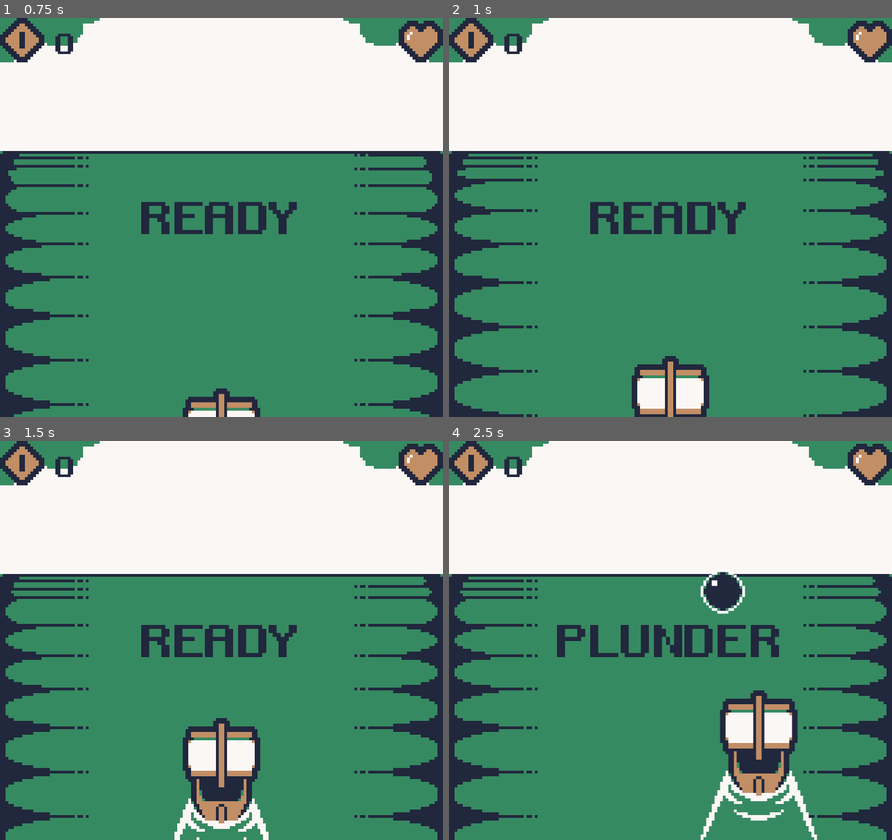
Above: before the commit, frames 1-4 (two rows, left to right).
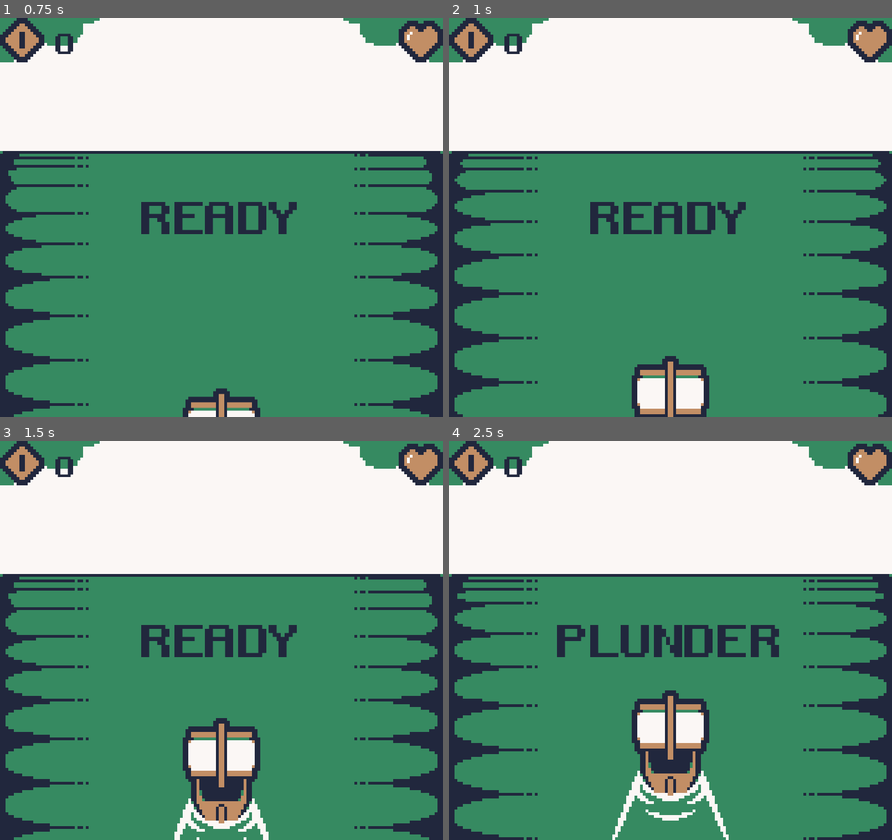
Above: after the commit, the same moments.

Repository: dr4ghs/GBJAM14
Game: Godot game, scene res://Scenes/play_scene.tscn
Two runs of this game, one before a commit and one after it. Both use one fixed random seed, a clock stepped at 60 frames per second and the inputs below. This scene is started directly instead of the project's main scene.
Inputs:
- Up to frame 1 (0.75 s): hold Right (right) from 0.53 s (still down); tap Space (action) at 0.6 s
- Up to frame 2 (1 s): keep holding Right (right)
- Up to frame 3 (1.5 s): release Right (right) at 1.28 s; hold Left (left) from 1.28 s (still down); tap Space (action) at 1.35 s
- Up to frame 4 (2.5 s): release Left (left) at 2.03 s; hold Right (right) from 2.03 s (still down); tap Space (action) at 2.1 s

Frame 1 is identical in both runs. In frame 2, 7.6% of the frame differs, in the area x 1-99%, y 36-100%; in frame 3, 7.5%; in frame 4, 18%, in the area x 1-99%, y 32-100%.

Commit message:
Implemented player stats

Diff:
--- a/Scenes/Prefabs/player.tscn
+++ b/Scenes/Prefabs/player.tscn
@@ -98,35 +98,59 @@
 "update": 1,
 "values": [true]
 }
+tracks/7/type = "value"
+tracks/7/imported = false
+tracks/7/enabled = true
+tracks/7/path = NodePath(".:damaged")
+tracks/7/interp = 1
+tracks/7/loop_wrap = true
+tracks/7/keys = {
+"times": PackedFloat32Array(0),
+"transitions": PackedFloat32Array(1),
+"update": 1,
+"values": [false]
+}
 
 [sub_resource type="Animation" id="Animation_ak25i"]
 resource_name = "damaged"
 length = 0.8
-tracks/0/type = "method"
-tracks/0/imported = false
-tracks/0/enabled = true
-tracks/0/path = NodePath(".")
-tracks/0/interp = 1
-tracks/0/loop_wrap = true
-tracks/0/keys = {
-"times": PackedFloat32Array(0.8),
-"transitions": PackedFloat32Array(1),
-"values": [{
-"args": [],
-"method": &"on_damaged_anim_end"
-}]
-}
-tracks/1/type = "value"
-tracks/1/imported = false
-tracks/1/enabled = true
-tracks/1/path = NodePath("Graphics/Ship:visible")
-tracks/1/interp = 1
-tracks/1/loop_wrap = true
-tracks/1/keys = {
+tracks/0/type = "value"
+tracks/0/imported = false
+tracks/0/enabled = true
+tracks/0/path = NodePath("Graphics/Ship:visible")
+tracks/0/interp = 1
+tracks/0/loop_wrap = true
+tracks/0/keys = {
 "times": PackedFloat32Array(0, 0.1, 0.2, 0.3, 0.4, 0.5, 0.6, 0.7, 0.8),
 "transitions": PackedFloat32Array(1, 1, 1, 1, 1, 1, 1, 1, 1),
 "update": 1,
 "values": [true, false, true, false, true, false, true, false, true]
+}
+tracks/1/type = "value"
+tracks/1/imported = false
+tracks/1/enabled = true
+tracks/1/path = NodePath(".:damaged")
+tracks/1/interp = 1
+tracks/1/loop_wrap = true
+tracks/1/keys = {
+"times": PackedFloat32Array(0, 0.8),
+"transitions": PackedFloat32Array(1, 1),
+"update": 1,
+"values": [true, false]
+}
+tracks/2/type = "method"
+tracks/2/imported = false
+tracks/2/enabled = true
+tracks/2/path = NodePath("AnimationPlayer")
+tracks/2/interp = 1
+tracks/2/loop_wrap = true
+tracks/2/keys = {
+"times": PackedFloat32Array(0.8),
+"transitions": PackedFloat32Array(1),
+"values": [{
+"args": [&"idle", -1, 1.0, false],
+"method": &"play"
+}]
 }
 
 [sub_resource type="Animation" id="Animation_k7ict"]
@@ -397,9 +421,14 @@
 &"defualt": SubResource("Animation_pik1w")
 }
 
-[node name="Player" type="Area2D" unique_id=1107116930]
+[node name="Player" type="Area2D" unique_id=1107116930 node_paths=PackedStringArray("collision_box", "animation_player", "ship_gfx", "coin", "cannon")]
 collision_mask = 6
 script = ExtResource("1_jbf0a")
+collision_box = NodePath("CollisionBox")
+animation_player = NodePath("AnimationPlayer")
+ship_gfx = NodePath("Graphics/Ship")
+coin = NodePath("Coin/AnimationPlayer")
+cannon = NodePath("Cannon")
 
 [node name="Graphics" type="Node2D" parent="." unique_id=668509043]
 
@@ -442,5 +471,3 @@
 rect = Rect2(-8, -8, 16, 16)
 
 [connection signal="area_entered" from="." to="." method="_on_area_entered"]
-[connection signal="death" from="." to="." method="_on_death"]
-[connection signal="fire" from="." to="Cannon" method="_on_fire"]
--- a/Scenes/play_scene.tscn
+++ b/Scenes/play_scene.tscn
@@ -122,10 +122,10 @@
 tracks/1/interp = 1
 tracks/1/loop_wrap = true
 tracks/1/keys = {
-"times": PackedFloat32Array(0),
-"transitions": PackedFloat32Array(1),
-"update": 1,
-"values": [ExtResource("9_cqpud")]
+"times": PackedFloat32Array(0, 1.5),
+"transitions": PackedFloat32Array(1, 1),
+"update": 1,
+"values": [ExtResource("9_cqpud"), null]
 }
 tracks/2/type = "value"
 tracks/2/imported = false
@@ -383,12 +383,14 @@
 a = Vector2(0, 128)
 b = Vector2(160, 128)
 
-[node name="PlayScene" type="Node2D" unique_id=458439781 node_paths=PackedStringArray("player_spawn", "health_bar", "audio_ctrl", "anim", "entity_spawn")]
+[node name="PlayScene" type="Node2D" unique_id=458439781 node_paths=PackedStringArray("camera", "health_bar", "gold_ctrl", "audio_ctrl", "anim", "player_spawn", "entity_spawn")]
 script = ExtResource("1_3cjv5")
-player_spawn = NodePath("PlayerSpawner")
+camera = NodePath("Camera2D")
 health_bar = NodePath("HUD/HealthBar")
+gold_ctrl = NodePath("HUD/GoldLabel")
 audio_ctrl = NodePath("AudioController")
 anim = NodePath("AnimationPlayer")
+player_spawn = NodePath("PlayerSpawner")
 entity_spawn = NodePath("EntitiesSpawner")
 
 [node name="AnimationPlayer" type="AnimationPlayer" parent="." unique_id=2097316283]
@@ -561,6 +563,7 @@
 health_ctrl = NodePath("../HUD/HealthBar")
 gold_ctrl = NodePath("../HUD/GoldLabel")
 
+[connection signal="game_over" from="." to="." method="_on_game_over"]
 [connection signal="game_over" from="." to="AnimationPlayer" method="_on_game_over"]
 [connection signal="game_over" from="." to="HUD/Overlay" method="_on_game_over"]
 [connection signal="game_over" from="." to="EntitiesSpawner" method="_on_game_over"]
@@ -570,6 +573,7 @@
 [connection signal="play" from="." to="HUD/Overlay" method="_on_play"]
 [connection signal="play" from="." to="EntitiesSpawner" method="_on_play"]
 [connection signal="play" from="." to="PlayerSpawner" method="_on_play"]
+[connection signal="start" from="." to="." method="_on_start"]
 [connection signal="start" from="." to="AnimationPlayer" method="_on_start"]
 [connection signal="start" from="." to="HUD/HealthBar" method="_on_start"]
 [connection signal="start" from="." to="HUD/GoldLabel" method="_on_start"]
--- a/Scripts/Entities/entity.gd
+++ b/Scripts/Entities/entity.gd
@@ -56,7 +56,7 @@
 func update(delta: float) -> void:
 	if health.enabled and health.value <= 0: return;
 
-	distance -= PlaySceneConstants.BASE_SPEED * PlayerStats.curr_speed * delta;
+	distance -= PlaySceneConstants.BASE_SPEED * PlayerStats.speed * delta;
 
 	if distance > PlaySceneConstants.MAX_DISTANCE: return;
 
--- a/Scripts/Entities/player.gd
+++ b/Scripts/Entities/player.gd
@@ -2,93 +2,43 @@
 
 signal damage_taken(damage: int);
 signal gold_taken(damate: int);
-signal death();
-signal fire(parent: Node2D);
 
 var cannon_ball: PackedScene = preload("res://Scenes/Prefabs/cannon_ball.tscn");
 
-@onready var collision_box: CollisionShape2D = $CollisionBox;
-@onready var animation_player: AnimationPlayer = $AnimationPlayer;
-@onready var ship_gfx: Sprite2D = $Graphics/Ship;
-@onready var coin: AnimationPlayer = $Coin/AnimationPlayer
+@export var collision_box: CollisionShape2D
+@export var animation_player: AnimationPlayer
+@export var ship_gfx: Sprite2D
+@export var coin: AnimationPlayer
+@export var cannon: ShipCannon
 
-@export var enable_input: bool = false;
+@export var damaged: bool
 
-var cannon_ball_parent: Node2D;
-
-var _gold: int;
-var _health: int;
-var _curr_lane: int = 2;
-var damaged: bool;
-
-const MAX_INVINCIBILTY_COOLDOWN: float = 1.0;
-var invincible: bool;
-var invincibility_cooldown: float;
-
-func gold() -> int:
-	return _gold;
+var lane: Lanes.Values
 
 func setup() -> void:
-	PlayerStats.reset();
-	_gold = 0;
-	_health = PlayerStats.health;
-	_curr_lane = Lanes.Values.CENTER;
-	damaged = false;
-	invincible = false;
-
-func on_damaged_anim_end() -> void:
-	animation_player.play("idle");
-	damaged = false;
+	lane = Lanes.Values.CENTER;
 
 func _on_death() -> void:
 	animation_player.play("death");
-	PlayerStats.curr_speed = 0;
 
 func _ready() -> void:
 	setup();
 
-func _process(delta: float) -> void:
-	if _health <= 0: return;
-
-	if enable_input:
-		if Input.is_action_just_pressed("left"):
-			if _curr_lane > 0: _curr_lane -= 1;
-		elif Input.is_action_just_pressed("right"):
-			if _curr_lane < len(Lanes.Values) - 1: _curr_lane += 1;
-		elif Input.is_action_just_pressed("action"):
-			# TODO cooldown
-			fire.emit(cannon_ball_parent);
-
-	position.x = lerp(position.x, Lanes.coordinates(_curr_lane), 0.2);
+func process(_delta: float) -> void:
+	position.x = lerp(position.x, Lanes.coordinates(lane), 0.2);
 	animation_player.speed_scale = PlayerStats.speed;
-
-	if not invincible and false:
-		invincible = true;
-		invincibility_cooldown = MAX_INVINCIBILTY_COOLDOWN;
-		animation_player.play("invincible");
-
-	if invincible:
-		invincibility_cooldown -= delta;
-		if invincibility_cooldown <= 0:
-			invincible = false;
-			ship_gfx.region_rect.position.x = 0;
-			animation_player.play("idle");
 
 func _on_area_entered(entity: Entity) -> void:
 	if z_index > entity.z_index: return;
-	if _health <= 0: return;
 
 	if entity.attack.enabled and not damaged:
-		if invincible: return;
-
-		_health -= entity.attack.value
-		damaged = true;
 		animation_player.play("damaged");
-		damage_taken.emit(_health);
-		if (_health <= 0): death.emit();
+		damage_taken.emit(entity.attack.value);
 
 	if entity.gold.enabled:
-		_gold += entity.gold.value
 		coin.stop();
 		coin.play("defualt");
-		gold_taken.emit(_gold);
+		gold_taken.emit(entity.gold.value);
+
+func _on_fire(parent: Node2D) -> void:
+	cannon.spawn(parent)
--- a/Scripts/Entities/ship_cannon.gd
+++ b/Scripts/Entities/ship_cannon.gd
@@ -3,7 +3,7 @@
 
 var prefab: PackedScene = preload("res://Scenes/Prefabs/cannon_ball.tscn")
 
-func _on_fire(parent: Node2D) -> void:
+func spawn(parent: Node2D) -> void:
 	var cannon_ball: Node2D = prefab.instantiate();
 	parent.add_child(cannon_ball);
 	cannon_ball.position = $"..".position + position;
--- a/Scripts/Scenes/Play/play_scene_camera_controller.gd
+++ b/Scripts/Scenes/Play/play_scene_camera_controller.gd
@@ -1,6 +1,7 @@
+class_name PlaySceneCamera
 extends Camera2D
 
 @onready var anim_player: AnimationPlayer = $AnimationPlayer;
 
-func screen_shake(_damage: int) -> void:
+func screen_shake() -> void:
 	anim_player.play("shake")
--- a/Scripts/Scenes/Play/play_scene_manager.gd
+++ b/Scripts/Scenes/Play/play_scene_manager.gd
@@ -13,11 +13,15 @@
 signal pause();
 signal game_over();
 
-@export var player_spawn: Node2D;
-@export var health_bar: HealthBar;
-@export var audio_ctrl: AudioController;
-@export var anim: AnimationPlayer;
-@export var entity_spawn: EntitiesSpawner;
+@export var camera: PlaySceneCamera
+@export var health_bar: HealthBar
+@export var gold_ctrl: GoldController
+@export var audio_ctrl: AudioController
+@export var anim: AnimationPlayer
+@export var player_spawn: PlayerSpawner
+@export var entity_spawn: EntitiesSpawner
+
+@export var boss: Captains.Values
 
 @export var state: State:
 	set(value):
@@ -32,23 +36,49 @@
 		elif state == State.GAME_OVER:
 			game_over.emit()
 
+var golds: int
+var health: int
+var cooldown: float
+
 func _ready() -> void:
 	state = State.START;
 
-func _process(_delta: float) -> void:
+func _process(delta: float) -> void:
+	if cooldown > 0: cooldown -= delta;
+
 	if state == State.GAME_OVER and Input.is_action_just_pressed("action"):
 		state = State.START;
+
 	elif state == State.PAUSE:
 		if Input.is_action_just_pressed("menu"):
-			audio_ctrl.resume_bgm();
-			state = State.PLAY;
+			audio_ctrl.resume_bgm()
+			state = State.PLAY
+
 		if Input.is_action_just_pressed("cancel"):
 			# TODO return to main screen
 			pass;
+
 	elif state == State.PLAY:
 		if Input.is_action_just_pressed("menu"):
-			audio_ctrl.pause_bgm();
-			state = State.PAUSE;
+			audio_ctrl.pause_bgm()
+			state = State.PAUSE
 
 func _on_death() -> void:
 	state = State.GAME_OVER;
+
+func _on_damage_taken(dmg: int) -> void:
+	health -= dmg
+	camera.screen_shake()
+	health_bar.update(health)
+	if health <= 0: player_spawn.death.emit()
+
+func _on_gold_gained(amount: int) -> void:
+	golds += amount
+	gold_ctrl.gold_lbl.text = str(golds)
+
+func _on_start() -> void:
+	health = PlayerStats.health
+	cooldown = PlayerStats.cooldown
+
+func _on_game_over() -> void:
+	PlayerStats.golds += golds;
--- a/Scripts/Scenes/Play/player_spawner.gd
+++ b/Scripts/Scenes/Play/player_spawner.gd
@@ -1,5 +1,8 @@
 class_name PlayerSpawner
 extends VisibleOnScreenNotifier2D
+
+signal fire(parent: Node2D)
+signal death()
 
 var prefab: PackedScene = preload("res://Scenes/Prefabs/player.tscn")
 
@@ -8,33 +11,57 @@
 @export var health_ctrl: HealthBar
 @export var gold_ctrl: GoldController
 
-var player: Player;
+var player: Player
+
+var enable_input: bool
+
+func _ready() -> void:
+	death.connect(scene._on_death)
+
+func _process(delta: float) -> void:
+	if scene.health <= 0: return;
+
+	if scene.state != scene.State.PLAY: return
+
+	process_input()
+	player.process(delta)
+
+func process_input() -> void:
+	if not enable_input: return
+
+	if scene.cooldown <= 0 and Input.is_action_just_pressed("action"):
+		fire.emit(scene)
+		audio_ctrl.play_side_sfx("shoot")
+		scene.cooldown = PlayerStats.cooldown
+
+	if Input.is_action_just_pressed("left") and player.lane > 0:
+		player.lane -= 1
+
+	if Input.is_action_just_pressed("right") and player.lane + 1 < len(Lanes.Values):
+		player.lane += 1
 
 func _on_start() -> void:
 	player = prefab.instantiate()
 	player.position = position
-	player.cannon_ball_parent = scene
-	player.damage_taken.connect(health_ctrl._on_damage_taken)
+	player.damage_taken.connect(scene._on_damage_taken)
 	player.damage_taken.connect(_on_damage_taken)
-	player.gold_taken.connect(gold_ctrl._on_gold_gained)
+	player.gold_taken.connect(scene._on_gold_gained)
 	player.gold_taken.connect(_on_gold_gained)
-	player.death.connect(scene._on_death)
-	player.fire.connect(_on_fire)
 	player.setup()
 
 	scene.add_child(player)
 
+	fire.connect(player._on_fire)
+	death.connect(player._on_death)
+
 func _on_play() -> void:
-	player.enable_input = true
+	enable_input = true
 
 func _on_pause() -> void:
-	player.enable_input = false
+	enable_input = false
 
 func _on_damage_taken(_damage: int) -> void:
 	audio_ctrl.play_sfx("damage")
 
 func _on_gold_gained(_gold: int) -> void:
 	audio_ctrl.play_sfx("gold")
-
-func _on_fire(_parent: Node2D) -> void:
-	audio_ctrl.play_side_sfx("shoot")
--- a/Scripts/UI/gold_label.gd
+++ b/Scripts/UI/gold_label.gd
@@ -5,6 +5,3 @@
 
 func _on_start() -> void:
 	gold_lbl.text = "0";
-
-func _on_gold_gained(gold: int) -> void:
-	gold_lbl.text = str(gold);
--- a/Scripts/UI/health_bar.gd
+++ b/Scripts/UI/health_bar.gd
@@ -7,7 +7,7 @@
 
 func _on_start() -> void:
 	if len(hearts) == 0:
-		for i in PlayerStats.curr_health:
+		for i in PlayerStats.health:
 			var texture_rect: TextureRect = TextureRect.new();
 			texture_rect.texture = full_heart;
 			add_child(texture_rect);
@@ -16,7 +16,7 @@
 		for hrt in hearts:
 			hrt.texture = full_heart;
 
-func _on_damage_taken(health: int) -> void:
+func update(health: int) -> void:
 	for i in len(hearts):
 		if i < health: hearts[len(hearts) - 1 - i].texture = full_heart;
 		else: hearts[len(hearts) - 1 - i].texture = empty_heart;
--- /dev/null
+++ b/Scripts/captains.gd
@@ -0,0 +1,8 @@
+class_name Captains
+
+enum Values {
+	FISH = 0,
+	RAT,
+	CAT,
+	BOSS,
+}
--- a/Scripts/player_stats.gd
+++ b/Scripts/player_stats.gd
@@ -1,11 +1,32 @@
 extends Node
 
-var speed: float = 1.0;
-var health: int = 1;
+var golds: int
 
-var curr_speed: float = speed;
-var curr_health: int = health;
+const BASE_SPEED: float = 1.0
+var _speed_lvl: int = 1
+var speed_lvl: int:
+	get: return _speed_lvl
+	set(value): if value < 4: _speed_lvl = value
+var speed: float:
+	get: return BASE_SPEED + float(speed_lvl) / 4
 
-func reset() -> void:
-	curr_speed = speed;
-	curr_health = health;
+const BASE_COOLDOWN: float = 4.0
+var _cooldown_lvl: int = 1
+var cooldown_lvl: int:
+	get: return _cooldown_lvl
+	set(value): if value < 4: _cooldown_lvl = value
+
+var cooldown: float:
+	get: return 1 + BASE_COOLDOWN - cooldown_lvl
+
+var _health: int = 1
+var health: int:
+	get: return _health
+	set(value): if value < 4: _health = value
+
+var progress: Dictionary[Captains.Values, bool] = {
+	Captains.Values.FISH: false,
+	Captains.Values.RAT: false,
+	Captains.Values.CAT: false,
+	Captains.Values.BOSS: false,
+}
--- a/Scripts/spawn_points_autoload.gd
+++ /dev/null
@@ -1,3 +0,0 @@
-extends Node
-
-#const obstacle_altitude: float = 72.0;
--- a/project.godot
+++ b/project.godot
@@ -20,11 +20,10 @@
 
 [audio]
 
-buses/default_bus_layout="res://Resources/default_bus_layout.tres"
+buses/default_bus_layout="uid://d35v8hw4xf7e8"
 
 [autoload]
 
-SpawnPoints="*uid://dwyprtw12b1w"
 PlaySceneConstants="*uid://dayexy1bv0slh"
 PlayerStats="*uid://bei20so8n0jaq"
 
Not shown, added: Scripts/captains.gd.uid
Not shown, removed: Scripts/spawn_points_autoload.gd.uid
